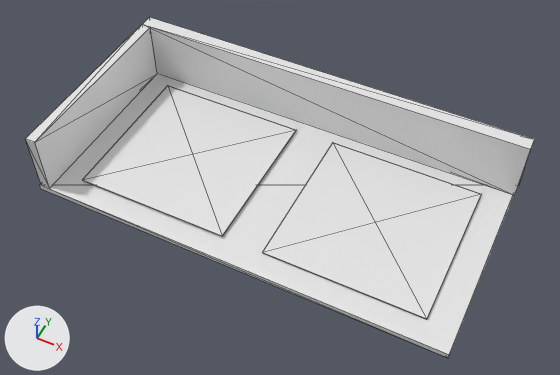
Before and after pictures for a commit that changed the glTF model factory-ui/public/models/pre-defined-models/floor/floor(1x2).glb.
Rendered twice from a 50 mm camera at (3.92, -8.65, 10.97) aimed at (-0.3, -0.21, 0.42). Every picture has the same lights, and +X, +Y and +Z are marked at lower left. The first picture is the older version. Mesh edges are drawn as thin lines. Where no turn or scale is listed for an object, it has been applied to the vertices.

Before the edit, the objects in view are built like this:
```python
me_cube_014 = bpy.data.meshes.new('Cube.014')
me_cube_014.from_pydata(...)  # a box spanning x -1.5..1.5, y -1.5..1.5, z -0.01..0.01
me_cube_015 = bpy.data.meshes.new('Cube.015')
me_cube_015.from_pydata(...)  # a box spanning x -1.5..1.5, y -1.5..1.5, z -0.01..0.01
me_cube_016 = bpy.data.meshes.new('Cube.016')
me_cube_016.from_pydata(...)  # a box spanning x -4.0..4.0, y -0.13..0.13, z -0.61..0.61
ob_cube_004 = bpy.data.objects.new('Cube.004', me_cube_014)
ob_cube_004.location = (1.5, -0.01, 0.18)
ob_cube_005 = bpy.data.objects.new('Cube.005', me_cube_015)
ob_cube_005.location = (-2.28, -0.02, 0.2)
ob_cube_007 = bpy.data.objects.new('Cube.007', me_cube_016)
ob_cube_007.location = (-0.44, 1.92, 0.75)
# also in view: 'Cube' at (-0.47, 0.06, 0.09); 'Cube.008' at (-4.35, -0.07, 0.74)
```
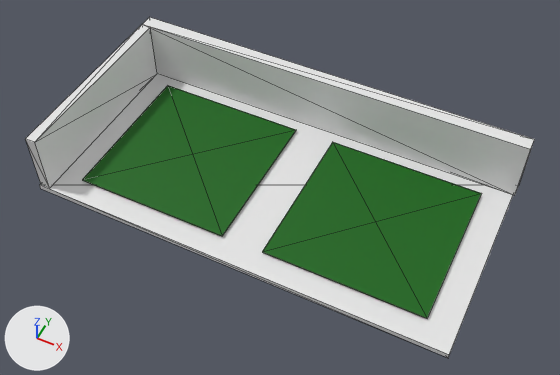
What differs and where, as boxes (x1, y1, x2, y2) in the pictures (560 x 375 px):
'Cube.004', recoloured, moved
    before: (262, 143, 481, 319)
    after: (262, 142, 481, 318)
'Cube.005', recoloured (white to dark green)
    both: (82, 86, 296, 236)

The change, as a list of edits to the scene's bpy script:
```text
Add mat_material_002:
    mat_material_002 = principled_material('Material.002')
    mat_material_002.base_color = (0.000304, 0.127, 0.0)  # dark green #016400
Add mat_material_001:
    mat_material_001 = principled_material('Material.001')
    mat_material_001.base_color = (0.000304, 0.127, 0.0)  # dark green #016400
Change me_cube_014:
    where me_cube_014.from_pydata(...)  # 8 vertices, 12 faces; spans x -1.5..1.5, y -1.5..1.5, z -0.01..0.01
    add me_cube_014.materials.append(mat_material_001)  # dark green #016400
Change me_cube_015:
    where me_cube_015.from_pydata(...)  # 8 vertices, 12 faces; spans x -1.5..1.5, y -1.5..1.5, z -0.01..0.01
    add me_cube_015.materials.append(mat_material_002)  # dark green #016400
Change ob_cube_004:
    ob_cube_004.location: (1.5, -0.01, 0.18) -> (1.5, -0.01, 0.2)
```
